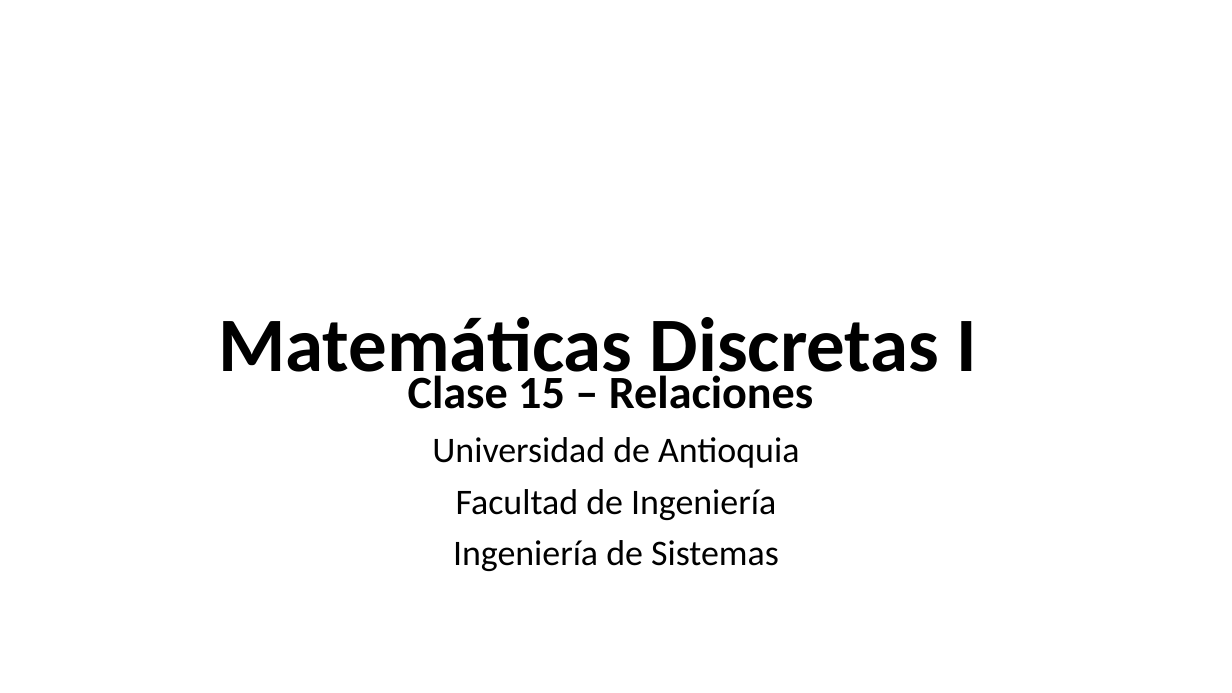
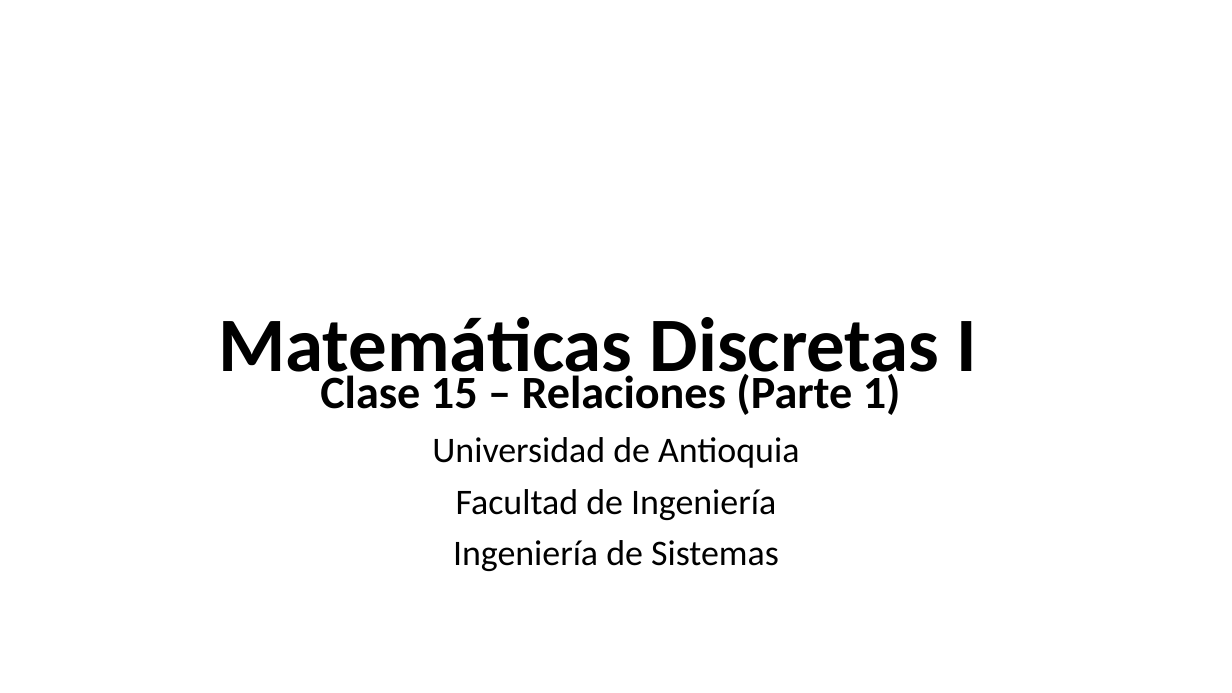
Before and after one commit to discretas1-udea/apuntes_clases_2026-2, a slide deck: slide 1 of clase-15/apuntes_clase15.pptx. Drawn at 1232x693 pixels with LibreOffice and Linux fonts; fonts in the diff are those of the drawing. Boxes give left, top, right and bottom in pixels: in the first picture for what was removed or moved away, otherwise in the second. Text is boxed around its words. In the diff, an @@ line names an element or a change of style, - is before the commit and + after.

```diff
--- a/clase-15/apuntes_clase15.pptx
+++ b/clase-15/apuntes_clase15.pptx
@@ subtitle at (320,370,901,415): text changed @@
-Clase 15 – Relaciones
+Clase 15 – Relaciones (Parte 1)
```
Also in this commit, not shown: 27 other slides changed, 5 slides added, 5 slides removed, 5 other files.
